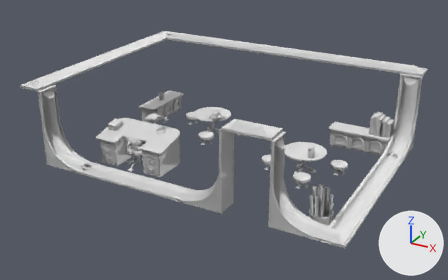
Before and after pictures for a commit that changed the glTF model www/models/iso_scenes/37.glb.
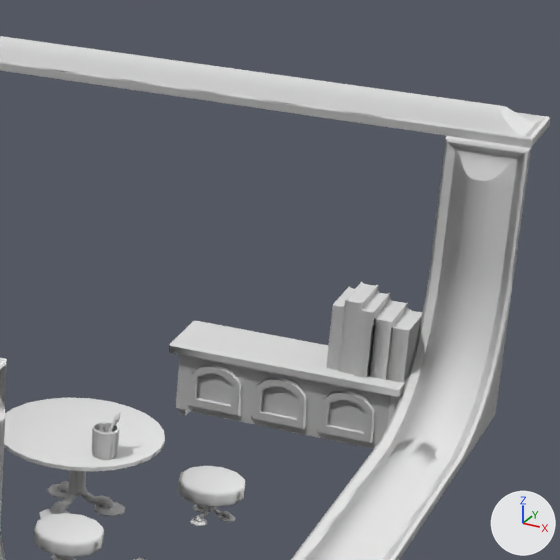
The first picture shows the older version from a camera (50 mm lens) standing at (20.18, -28.29, 13.78) and looking at (7.39, -5.05, 2.16). The close-ups show both versions on the part from 63% to 96% of the width and 14% to 66% of the height of that picture. Every picture has the same lights, and +X, +Y and +Z are marked at lower right. Materials are left out; every surface is plain grey. Where no turn or scale is listed for an object, it has been applied to the vertices. Vertices at the same position are counted once.

The first close-up shows 'colored'.
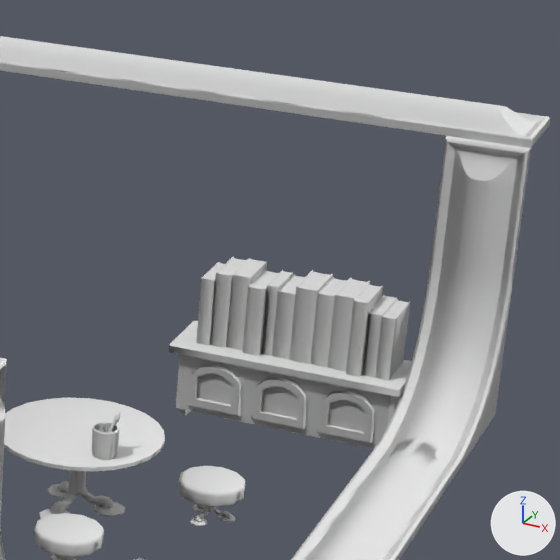
Pixel boxes (x1, y1, x2, y2) of what changed, in the close-ups (560 x 560 px; the box of a moved part takes in the faces that stretch with it):
part 1 of me_mesh_0, added
    after: (311, 277, 348, 367)
part 2 of me_mesh_0, added
    after: (243, 269, 279, 356)
part 3 of me_mesh_0, added
    after: (196, 262, 224, 345)
part 4 of me_mesh_0, added
    after: (261, 270, 293, 356)
part 5 of me_mesh_0, added
    after: (272, 274, 305, 359)
part 6 of me_mesh_0, added
    after: (226, 258, 267, 350)
part 7 of me_mesh_0, moved or reshaped
    before: (326, 282, 423, 397)
    after: (210, 257, 412, 380)

The change in detail:
me_mesh_0 is used by ob_colored; location (0.0, 0.0, 0.0).
me_mesh_0 had 30962 vertices, 62722 faces and spanned x 0.0..15.0, y -10.0..1.0, z 1.0..5.3.
me_mesh_0 now has 31189 vertices, 63148 faces and spans x 0.0..15.0, y -10.0..1.0, z 1.0..5.3.
me_mesh_0 part 1: the loose piece of 44 vertices spanning x 13.2..13.4, y -0.8..0.0, z 2.0..3.0 is copied, and the copy is moved by (-0.4, 0.0, 0.0); it spans x 12.8..13.0, y -0.7..-0.1, z 2.0..3.0.
me_mesh_0 part 2: a new loose piece of 44 vertices spanning x 11.9..12.1, y -0.8..-0.1, z 2.0..2.9.
me_mesh_0 part 3: a new loose piece of 28 vertices spanning x 11.3..11.5, y -0.7..-0.1, z 2.0..2.9.
me_mesh_0 part 4: a new loose piece of 28 vertices spanning x 12.1..12.3, y -0.7..-0.1, z 2.0..2.9.
me_mesh_0 part 5: a new loose piece of 28 vertices spanning x 12.3..12.5, y -0.7..0.0, z 2.0..2.9.
me_mesh_0 part 6: a new loose piece of 28 vertices spanning x 11.7..11.9, y -0.7..0.0, z 2.0..3.0.
me_mesh_0 part 7: 25 vertices moved from x 13.1..13.8, y -0.8..0.0, z 2.0..3.0 to x 13.2..13.6, y -0.8..0.0, z 2.0..3.0; 145 vertices removed from x 13.0..14.0, y -0.8..0.0, z 2.0..3.0; 172 vertices added at x 11.5..13.8, y -0.8..0.0, z 2.0..3.0.
